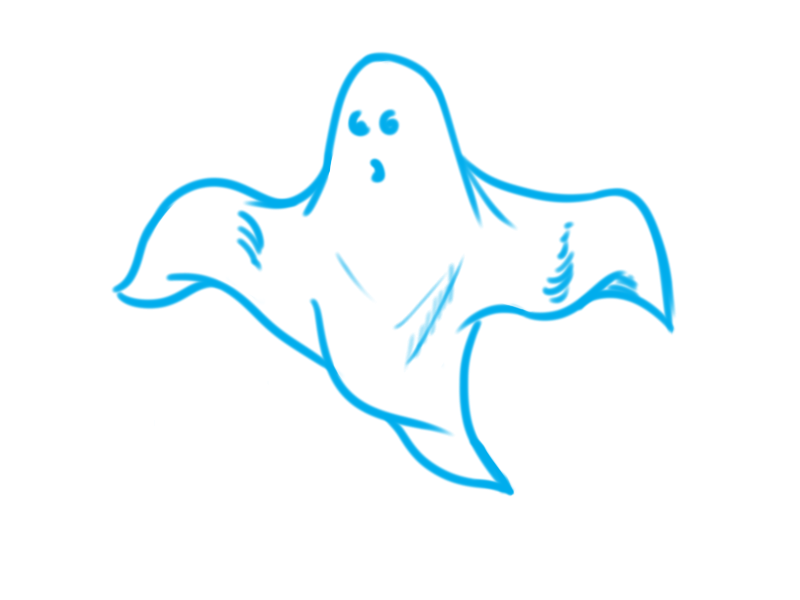
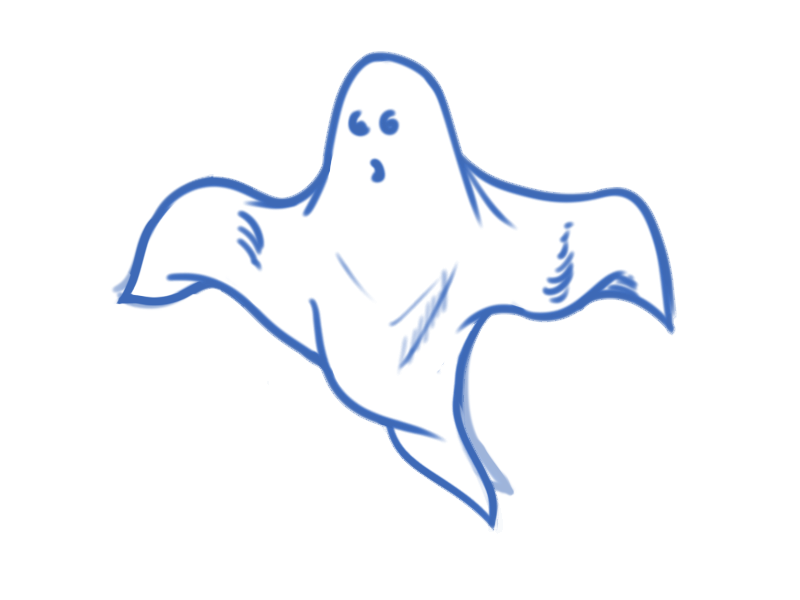
Two versions of the same layered image (w=800, h=600). Layer-by-layer changes:
renamed "Group 10" to "2", showed the group it (1 layers) over (111, 51, 677, 534)
showed "Layer 1 copy 5", painted on it over (111, 51, 677, 534)
"Layer 1": opacity 100% → 50%, painted on it over (111, 51, 677, 497)
